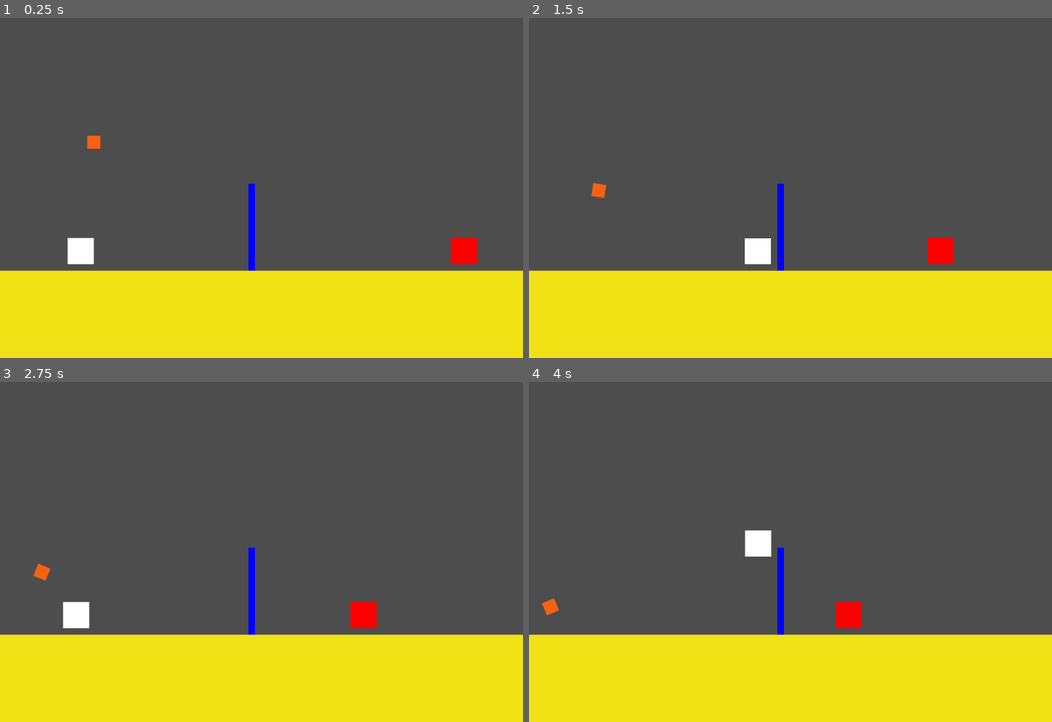
Above: before the commit, frames 1-4 (two rows, left to right).
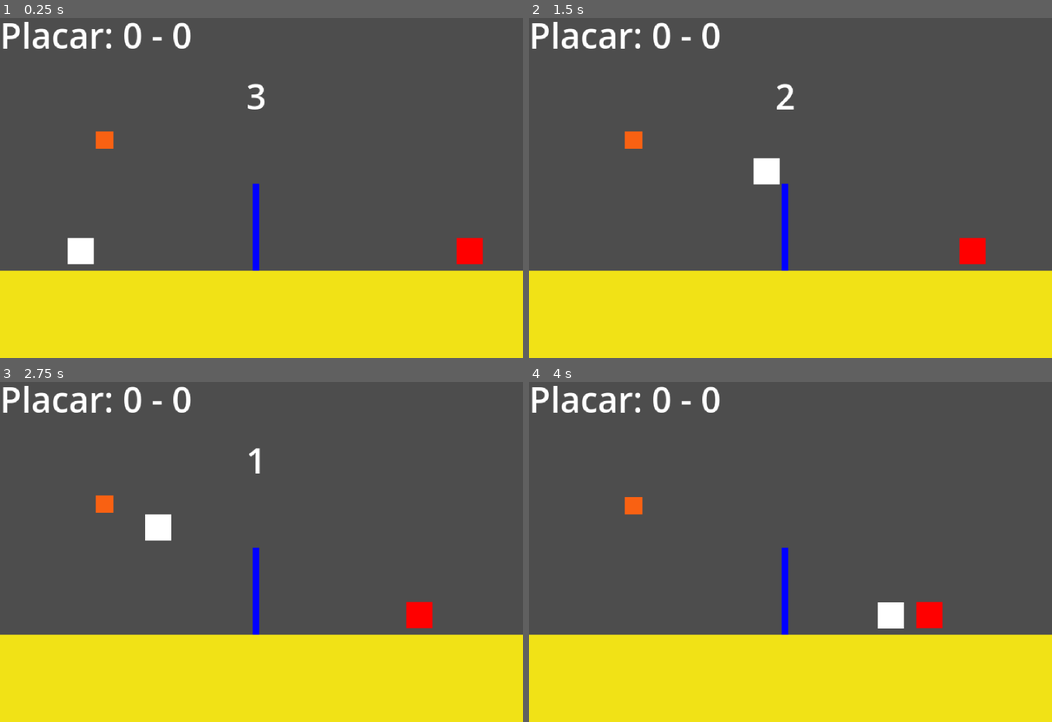
Above: after the commit, the same moments.

Repository: ygcs796/projeto-felpojam
Game: Godot game, scene res://main.tscn
Same seed, same stepped clock (60 frames per second), same inputs: the game is played once before the commit and once after it. The project has no main scene, so this scene is started directly.
Inputs:
- Up to frame 1 (0.25 s): no input
- Up to frame 2 (1.5 s): tap Enter (ui_accept) at 0.5, 0.77 s; hold R 0.53-1.28 s; hold Right (ui_right) from 0.53 s (still down); tap R at 1.35 s
- Up to frame 3 (2.75 s): tap Enter (ui_accept) at 1.52 s; release Right (ui_right) at 2.03 s; hold Left (ui_left) from 2.03 s (still down); hold R from 2.03 s (still down)
- Up to frame 4 (4 s): release Left (ui_left) at 2.78 s; release R at 2.78 s; hold Right (ui_right) from 2.78 s (still down); tap R at 2.85 s; tap Enter (ui_accept) at 3.02, 3.77 s; hold R from 3.53 s (still down)

The runs differ from the first frame. In frame 1, 2.0% of the frame differs, in the area x 0-93%, y 1-75%; in frame 2, 3.4%, in the area x 0-88%, y 1-75%; in frame 3, 3.4%; in frame 4, 3.3%.

Commit message:
Progressos
Adicionei:

Placar
Áreas dos jogadores
Mecânica de Pontuação
Reset da posição da bola (para debug, tirar depois)
Contador (já está funcionando)

Preciso ajeitar:

A física
O bot do adversário
Colocar o player e o adversário nas posições iniciais
Pausar o player, o adversário, o jogador quando o contador estiver contando

Diff:
--- a/adversario.gd
+++ b/adversario.gd
@@ -1,10 +1,17 @@
 extends CharacterBody2D
 
+@onready var bola = get_parent().get_node("bola_volei")
 
 const SPEED = 300.0
 const JUMP_VELOCITY = -400.0
 
 
 func _physics_process(delta: float) -> void:
+	move_and_collide(delta * velocity)
+	pass
 
-	move_and_slide()
+func _process(delta: float) -> void:
+	var diferenca_pos = (bola.position.x - position.x)
+	var velocidade = diferenca_pos / (delta * 1000)
+	position.x += velocidade * delta
+	pass
--- a/bola_volei.gd
+++ b/bola_volei.gd
@@ -1,14 +1,35 @@
 extends RigidBody2D
+
+var posicao_inicial : Vector2
+var posicao_adversario = Vector2(200, 56)
+var deve_resetar = false # flag para resetar a posição da bolinha
+var quem_joga = "player"
 
 # Called when the node enters the scene tree for the first time.
 func _ready() -> void:
+	posicao_inicial = global_position
 	pass # Replace with function body.
-
 
 # Called every frame. 'delta' is the elapsed time since the previous frame.
 func _process(delta: float) -> void:
 	pass
 
-func impulso_na_bola(direcao: Vector2, forca: float):
-	# aplicando impulso "peteleco
-	apply_central_impulse(direcao * (forca * 10))
+func _input(event: InputEvent) -> void:
+	# resetando a posição da bolinha para DEBUG
+	if Input.is_key_pressed(KEY_R):
+		deve_resetar = true
+
+func _integrate_forces(state: PhysicsDirectBodyState2D) -> void:
+	if deve_resetar:
+
+		if quem_joga == "player":
+
+			state.transform.origin = posicao_inicial
+
+		elif quem_joga == "adversario":
+
+			state.transform.origin = posicao_adversario
+
+		state.linear_velocity = Vector2.ZERO
+		state.angular_velocity = 0
+		deve_resetar = false
--- a/bola_volei.tscn
+++ b/bola_volei.tscn
@@ -1,25 +1,26 @@
 [gd_scene format=3 uid="uid://d125cr8box16d"]
 
-[ext_resource type="Script" path="res://bola_volei.gd" id="1_m227u"]
+[ext_resource type="Script" uid="uid://32hmfl7q5tfb" path="res://bola_volei.gd" id="1_m227u"]
 
 [sub_resource type="PhysicsMaterial" id="PhysicsMaterial_kuqgl"]
 friction = 0.1
 bounce = 0.8
 
 [sub_resource type="CircleShape2D" id="CircleShape2D_m227u"]
-radius = 5.0
+radius = 6.0
 
 [node name="bola_volei" type="RigidBody2D" unique_id=1832368253]
 mass = 0.001
 physics_material_override = SubResource("PhysicsMaterial_kuqgl")
 gravity_scale = 0.07
+linear_damp = 0.5
 script = ExtResource("1_m227u")
 
 [node name="ColorRect" type="ColorRect" parent="." unique_id=1894827324]
-offset_right = 6.0
-offset_bottom = 6.0
+offset_right = 8.0
+offset_bottom = 8.0
 color = Color(0.9764706, 0.38039216, 0.07058824, 1)
 
 [node name="CollisionShape2D" type="CollisionShape2D" parent="." unique_id=1346140421]
-position = Vector2(3, 3)
+position = Vector2(4, 4)
 shape = SubResource("CircleShape2D_m227u")
--- a/main.gd
+++ b/main.gd
@@ -1,25 +1,64 @@
 extends Node2D
 
-@onready var player = $Player
-@onready var adversario = $adversario
+var pontos_player = 0
+var pontos_adversario = 0
+@onready var label_contagem = $Contagem/LabelContagem
 @onready var bola = $bola_volei
-
-#@onready var posicao_inicial_bola_x = bola.position.x
-#@onready var posicao_inicial_bola_y = bola.position.y
-
+@onready var placar = $placar/Label
 
 func _ready() -> void:
+	label_contagem.text = ""
+	comecar_contador()
 	pass
 
-func _process(delta: float) -> void:
-	var diferenca_pos = (bola.position.x - adversario.position.x)
-	var velocidade = diferenca_pos / (delta * 500)
-	adversario.position.x += velocidade * delta
+func _on_zona_player_body_entered(body: Node2D) -> void:
+	if body.name == "bola_volei":
+		pontos_adversario += 1
+		atualizar_placar()
+		resetar_partida_bola_do_adversario()
+
+	pass # Replace with function body.
+
+func _on_zona_adversario_body_entered(body: Node2D) -> void:
+	if body.name == "bola_volei":
+		pontos_player += 1
+		atualizar_placar()
+		resetar_partida_bola_do_player()
+	pass # Replace with function body.
+
+func atualizar_placar():
+	placar.text = "Placar: " + str(pontos_player) + " - " + str(pontos_adversario)
 	pass
 
-func _input(event: InputEvent) -> void:
-	if event is InputEventKey and event.pressed:
-		if event.keycode == KEY_R:
-			print("R apertado")
-			bola.position.x = 40
-			bola.position.y = 56
+func resetar_partida_bola_do_player():
+	bola.quem_joga = "player"
+	bola.deve_resetar = true
+	comecar_contador()
+	pass
+
+func resetar_partida_bola_do_adversario():
+	bola.quem_joga = "adversario"
+	bola.deve_resetar = true
+	comecar_contador()
+	pass
+#
+func comecar_contador():
+	get_tree().paused = true
+	label_contagem.show()
+
+	label_contagem.text = "3"
+	await get_tree().create_timer(1.0).timeout
+
+	label_contagem.text = "2"
+	await get_tree().create_timer(1.0).timeout
+
+	label_contagem.text = "1"
+	await get_tree().create_timer(1.0).timeout
+
+	label_contagem.text = "VAI"
+	await get_tree().create_timer(0.5).timeout
+
+	label_contagem.text = ""
+	get_tree().paused = false
+
+	pass
--- a/main.tscn
+++ b/main.tscn
@@ -1,19 +1,26 @@
 [gd_scene format=3 uid="uid://cxypotqbampln"]
 
-[ext_resource type="PackedScene" path="res://chao.tscn" id="1_0xm2m"]
+[ext_resource type="PackedScene" uid="uid://cgjhi544i8s85" path="res://chao.tscn" id="1_0xm2m"]
 [ext_resource type="Script" uid="uid://be7egr0hrlin5" path="res://main.gd" id="1_lquwl"]
-[ext_resource type="PackedScene" path="res://rede_volei.tscn" id="2_1bvp3"]
+[ext_resource type="PackedScene" uid="uid://crxhukvu468ac" path="res://rede_volei.tscn" id="2_1bvp3"]
 [ext_resource type="PackedScene" uid="uid://ddry44an54yp1" path="res://player.tscn" id="2_h2yge"]
 [ext_resource type="PackedScene" uid="uid://dum6d8o615fk1" path="res://adversario.tscn" id="5_7mycd"]
 [ext_resource type="PackedScene" uid="uid://d125cr8box16d" path="res://bola_volei.tscn" id="6_7mycd"]
 
+[sub_resource type="RectangleShape2D" id="RectangleShape2D_7mycd"]
+size = Vector2(116, 10)
+
+[sub_resource type="RectangleShape2D" id="RectangleShape2D_272bh"]
+size = Vector2(121, 10)
+
 [node name="Main" type="Node2D" unique_id=880995638]
+process_mode = 3
 script = ExtResource("1_lquwl")
 
 [node name="chao" parent="." unique_id=1193712267 instance=ExtResource("1_0xm2m")]
 
 [node name="rede_volei" parent="." unique_id=1752700843 instance=ExtResource("2_1bvp3")]
-position = Vector2(114, 80)
+position = Vector2(116, 80)
 
 [node name="Player" parent="." unique_id=1497244088 instance=ExtResource("2_h2yge")]
 position = Vector2(31, 108)
@@ -22,4 +29,36 @@
 position = Vector2(212, 108)
 
 [node name="bola_volei" parent="." unique_id=1832368253 instance=ExtResource("6_7mycd")]
-position = Vector2(40, 56)
+position = Vector2(44, 56)
+
+[node name="zona_player" type="Area2D" parent="." unique_id=768409238]
+
+[node name="CollisionShape2D" type="CollisionShape2D" parent="zona_player" unique_id=766900100]
+position = Vector2(58, 125)
+shape = SubResource("RectangleShape2D_7mycd")
+
+[node name="zona_adversario" type="Area2D" parent="." unique_id=1687633923]
+
+[node name="CollisionShape2D" type="CollisionShape2D" parent="zona_adversario" unique_id=562540278]
+position = Vector2(179.5, 125)
+shape = SubResource("RectangleShape2D_272bh")
+
+[node name="placar" type="CanvasLayer" parent="." unique_id=466599921]
+
+[node name="Label" type="Label" parent="placar" unique_id=259542921]
+offset_right = 55.0
+offset_bottom = 23.0
+text = "Placar: 0 - 0"
+
+[node name="Contagem" type="CanvasLayer" parent="." unique_id=831280858]
+process_mode = 3
+
+[node name="LabelContagem" type="Label" parent="Contagem" unique_id=856860569]
+offset_left = 98.0
+offset_top = 28.0
+offset_right = 138.0
+offset_bottom = 51.0
+horizontal_alignment = 1
+
+[connection signal="body_entered" from="zona_player" to="." method="_on_zona_player_body_entered"]
+[connection signal="body_entered" from="zona_adversario" to="." method="_on_zona_adversario_body_entered"]
--- a/player.gd
+++ b/player.gd
@@ -3,7 +3,7 @@
 
 const SPEED = 100.0
 const JUMP_VELOCITY = -250.0
-
+const forca_cabecada = 1
 
 func _physics_process(delta: float) -> void:
 	# Add the gravity.
@@ -23,3 +23,11 @@
 		velocity.x = move_toward(velocity.x, 0, SPEED)
 
 	move_and_slide()
+
+
+#func _on_cabeca_body_entered(body: Node2D) -> void:
+	#if body is RigidBody2D:
+		#body.linear_velocity = Vector2.ZERO
+		#var direcao = Vector2(0, -1).rotated(deg_to_rad(randf_range(-10, 10)))
+		#body.apply_central_impulse(direcao * forca_cabecada)
+	#pass # Replace with function body.
--- a/player.tscn
+++ b/player.tscn
@@ -12,6 +12,14 @@
 offset_right = 12.0
 offset_bottom = 12.0
 
-[node name="CollisionShape2D" type="CollisionShape2D" parent="." unique_id=2116356356]
+[node name="CollisionShape2D" type="CollisionShape2D" parent="." unique_id=1201161234]
 position = Vector2(6, 6)
 shape = SubResource("CircleShape2D_sh265")
+
+[node name="cabeca" type="Area2D" parent="." unique_id=1578811258]
+
+[node name="CollisionShape2D" type="CollisionShape2D" parent="cabeca" unique_id=2116356356]
+position = Vector2(6, 6)
+shape = SubResource("CircleShape2D_sh265")
+
+[connection signal="body_entered" from="cabeca" to="." method="_on_cabeca_body_entered"]
